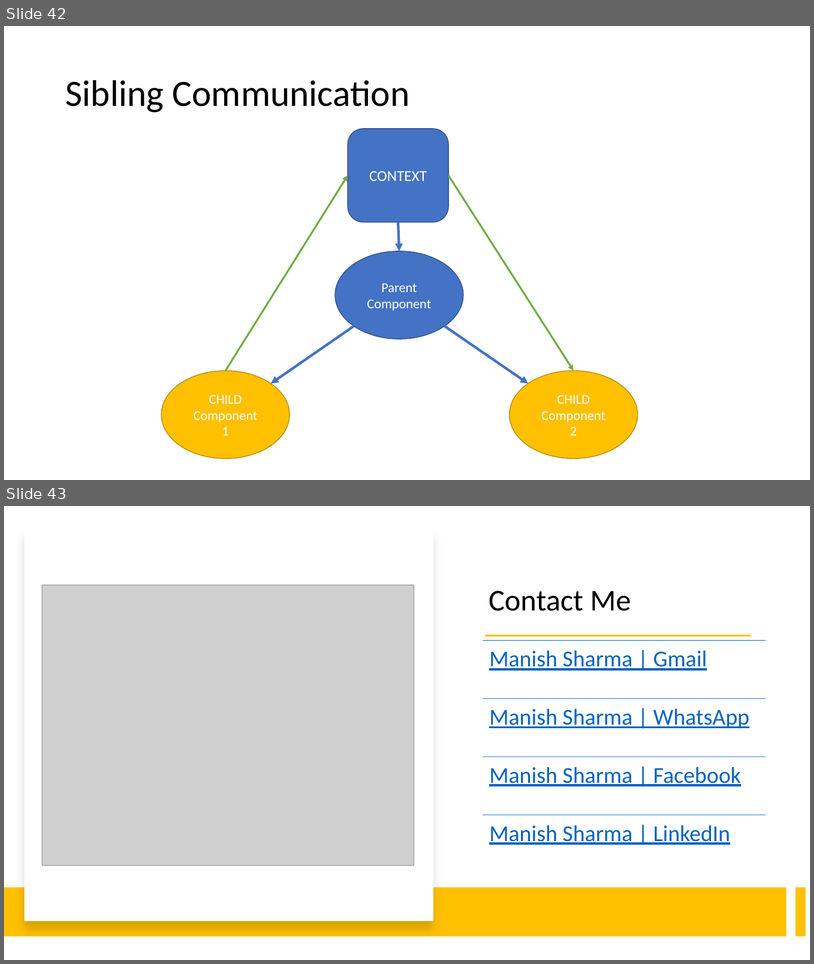
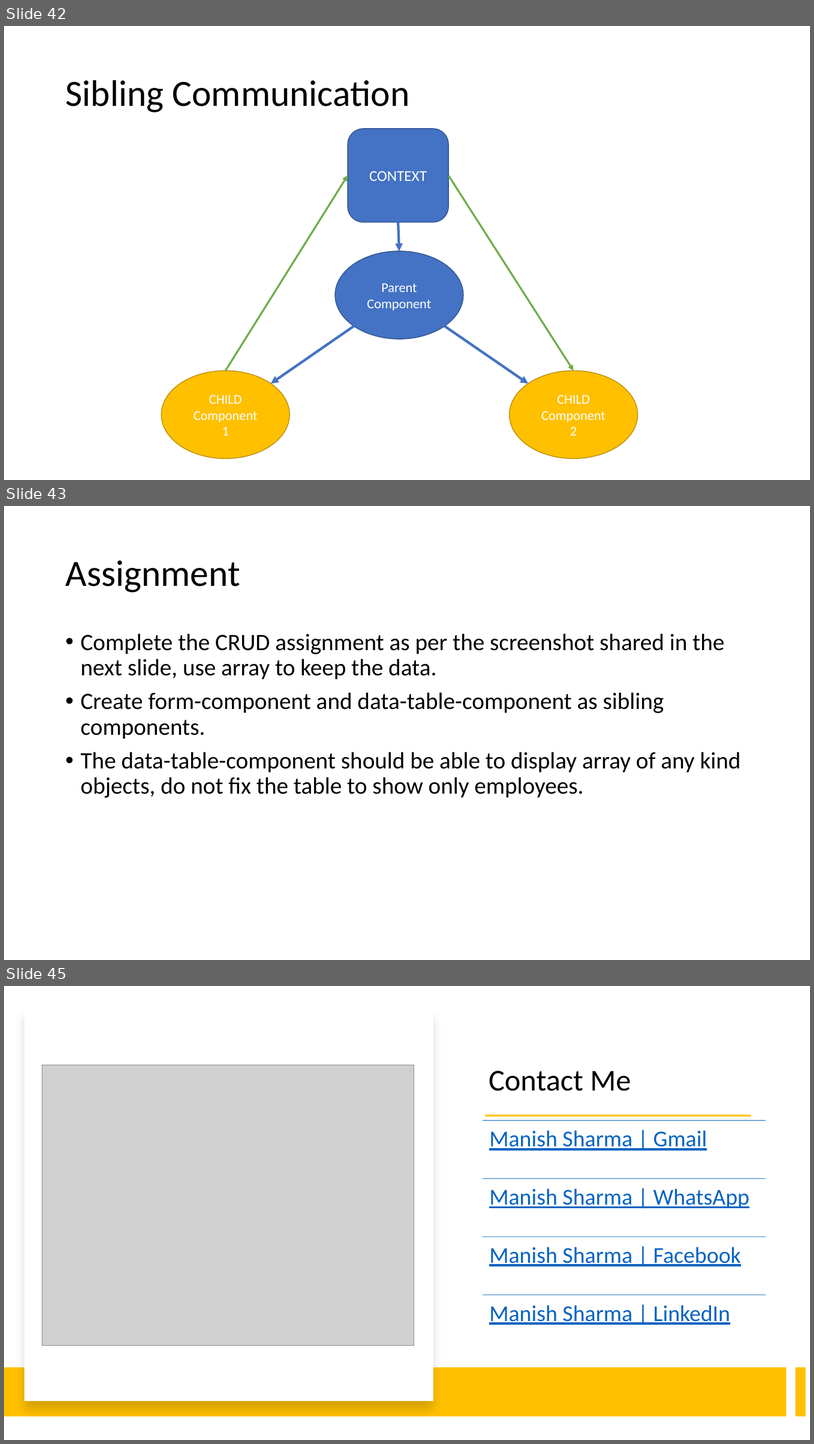
Before and after one commit to explore-with-manish/im-jan24, a slide deck: React/Notes/React.pptx. Shown one above the other, each under a label of ours: slides 42 and 43 before the commit, slides 42, 43 and 45 after it; the slides between them are not shown. The pictures are 814x964 and 814x1444 pixels, drawn with LibreOffice and Linux fonts; fonts in the diff are those of the drawing; grey boxes stand for pictures. Boxes give left, top, right and bottom in pixels: in the first picture for what was removed or moved away, otherwise in the second. Text is boxed around its words. In the diff, an @@ line names an element or a change of style, - is before the commit and + after.

Commit message:
Day 3 Final

```diff
--- a/React/Notes/React.pptx
+++ b/React/Notes/React.pptx
@@ slide 43 added at [4, 506, 810, 960], background #FFFFFF @@
@@ title added at [65, 560, 240, 592], 44 pt, text #000000 @@
+Assignment
@@ text added at [81, 633, 741, 798], 28 pt, text #000000 @@
+• Complete the CRUD assignment as per the screenshot shared in the next slide, use array to keep the data.
+• Create form-component and data-table-component as sibling components.
+• The data-table-component should be able to display array of any kind objects, do not fix the table to show only employees.
@@ what was slide 43 is now slide 45 @@
```
Also in this commit, not shown: 1 other slide added.
